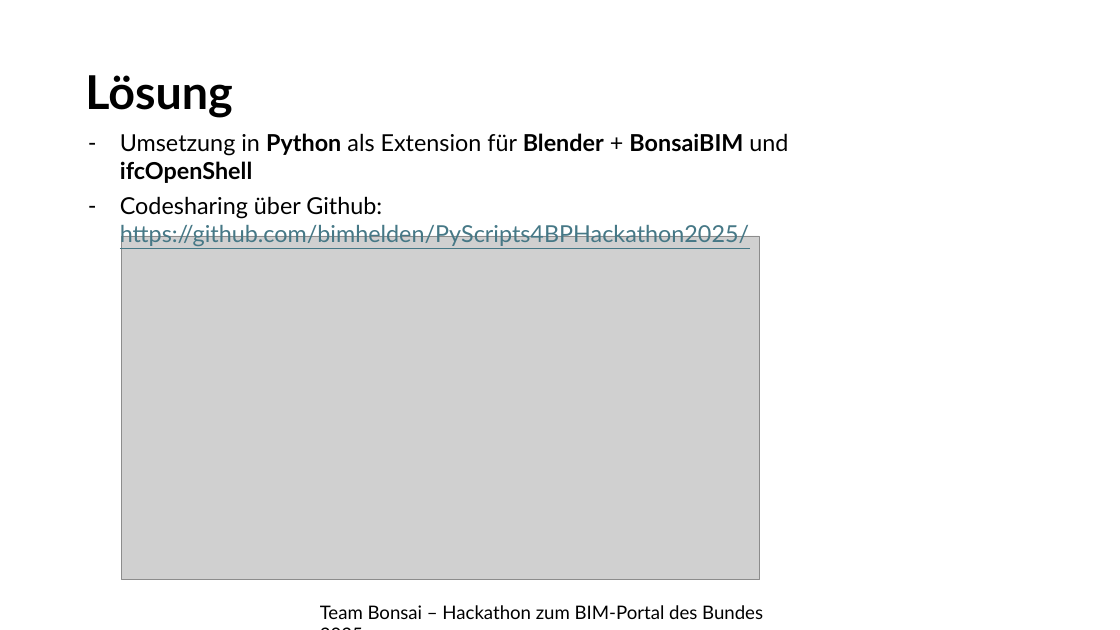
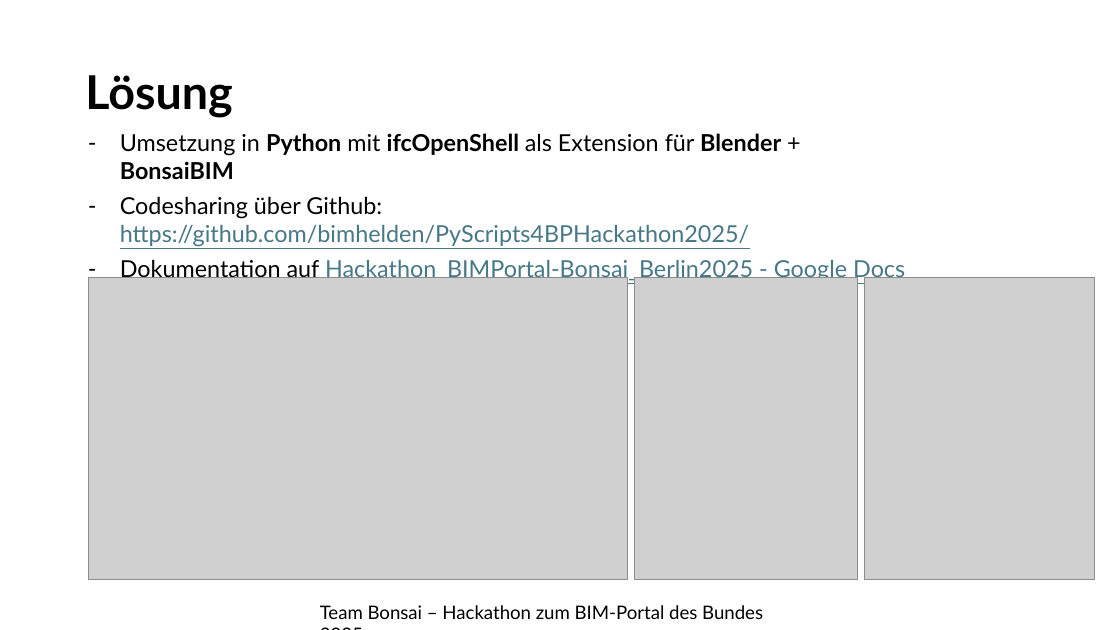
Before and after one commit to bimhelden/PyScripts4BPHackathon2025, a slide deck: slide 10 of Presentation/Pitch.pptx (slide 7 before the commit). Drawn at 1120x630 pixels with LibreOffice and Linux fonts; fonts in the diff are those of the drawing; grey boxes stand for pictures. Boxes give left, top, right and bottom in pixels: in the first picture for what was removed or moved away, otherwise in the second. Text is boxed around its words. In the diff, an @@ line names an element or a change of style, - is before the commit and + after.

```diff
--- a/Presentation/Pitch.pptx
+++ b/Presentation/Pitch.pptx
@@ text at (120,133,781,180): text changed @@
-– Umsetzung in Python als Extension für Blender + BonsaiBIM und ifcOpenShell
+– Umsetzung in Python mit ifcOpenShell als Extension für Blender + BonsaiBIM
@@ text at (120,260,905,283): paragraph added @@
+– Dokumentation auf Hackathon_BIMPortal-Bonsai_Berlin2025 - Google Docs
@@ picture: place and size @@
-picture at (121,236,759,580)
+picture at (88,277,627,580)
@@ picture added at (634,277,857,580) @@
@@ picture added at (865,277,1095,580) @@
```
Also in this commit, not shown: 1 other slide changed, 3 slides added, 2 other files.
